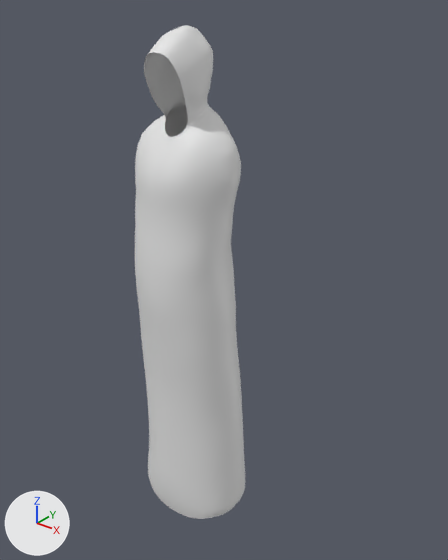
The Blender file blender/tutoriels/cloth/blender-armless-tunic-2024-12-13.blend: old version first, new version second.
One viewpoint serves both versions: a 50 mm lens placed at (1.337, -1.457, 1.972), pointed at (0.09, 0.102, 1.005). Every picture has the same lights, and +X, +Y and +Z are marked at lower left.

Before the edit, the objects in view are built like this:
```python
me_humanoid_mesh = bpy.data.meshes.new('Humanoid-Mesh')
me_humanoid_mesh.from_pydata(...)  # 6293 vertices, 6304 faces; spans x -0.75..0.75, y -0.19..0.15, z 0.0..1.82
me_humanoid_mesh.polygons.foreach_set('use_smooth', [True] * 6304)
me_humanoid_mesh_001 = bpy.data.meshes.new('Humanoid-Mesh.001')
me_humanoid_mesh_001.from_pydata(...)  # 2625 vertices, 2581 faces; spans x 9.79..10.24, y -0.16..0.19, z 0.06..1.85
me_humanoid_mesh_001.polygons.foreach_set('use_smooth', [True] * 2581)
ob_cloth = bpy.data.objects.new('Cloth', me_humanoid_mesh_001)
ob_cloth.location = (-10.0, 0.0, 0.0)
ob_humanoid_mesh = bpy.data.objects.new('Humanoid-Mesh', me_humanoid_mesh)
ob_humanoid_mesh.location = (0.0, 0.0, 0.0)
ob_humanoid_mesh.hide_set(True)
```
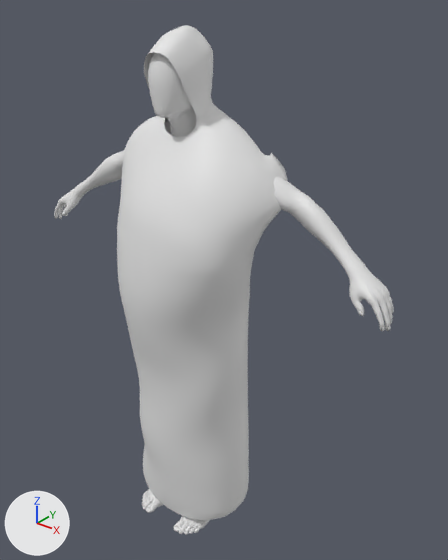
Changed parts and their boxes [x1, y1, x2, y2] in the pictures (448 x 560 px; the box of a moved part takes in the faces that stretch with it):
'Cloth', reshaped (54% wider): before [135, 25, 245, 519]; after [117, 25, 287, 520]
'Humanoid-Mesh', shown: after [54, 53, 394, 534]
part 1 of me_humanoid_mesh_001, moved or reshaped: before [135, 31, 245, 519]; after [117, 33, 287, 520]

The change, as a diff of the scene's bpy script:
```diff
--- a/blender/tutoriels/cloth/blender-armless-tunic-2024-12-13.blend.py
+++ b/blender/tutoriels/cloth/blender-armless-tunic-2024-12-13.blend.py
@@ me_humanoid_mesh_001 @@
 # used by ob_cloth; location = (-10.0, 0.0, 0.0)
-me_humanoid_mesh_001.from_pydata(...)  # 2625 vertices, 2581 faces; spans x 9.79..10.24, y -0.16..0.19, z 0.06..1.85
+me_humanoid_mesh_001.from_pydata(...)  # 2625 vertices, 2581 faces; spans x 9.7..10.36, y -0.23..0.19, z 0.06..1.85
+# me_humanoid_mesh_001 part 1: 2271 of 2625 vertices moved; they spanned x 9.79..10.24, y -0.16..0.19, z 0.06..1.84 and now span x 9.7..10.36, y -0.23..0.19, z 0.06..1.84; mean shift (0.02, 0.0, -0.02); largest move (10.1, -0.1, 1.3) -> (10.25, -0.15, 1.2)
@@ ob_humanoid_mesh @@
 ob_humanoid_mesh.location = (0.0, 0.0, 0.0)
-ob_humanoid_mesh.hide_set(True)
```
